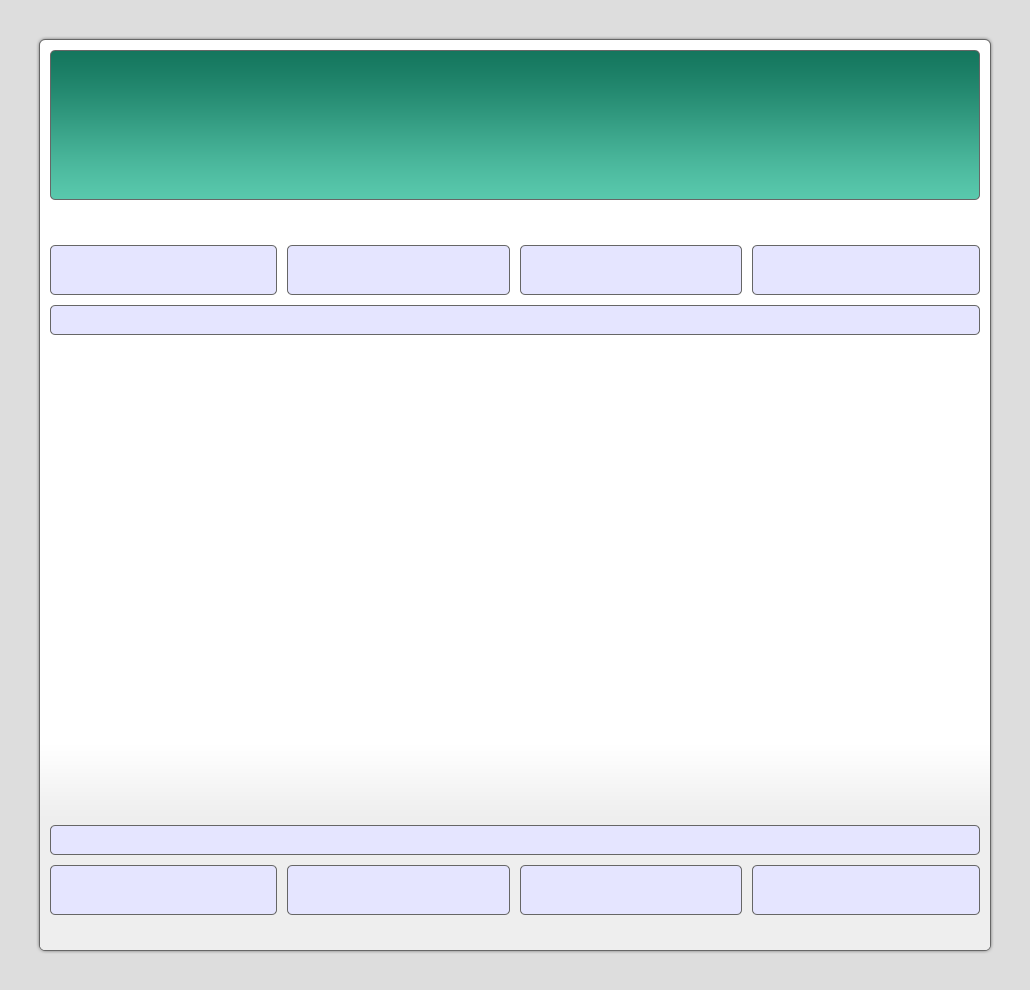
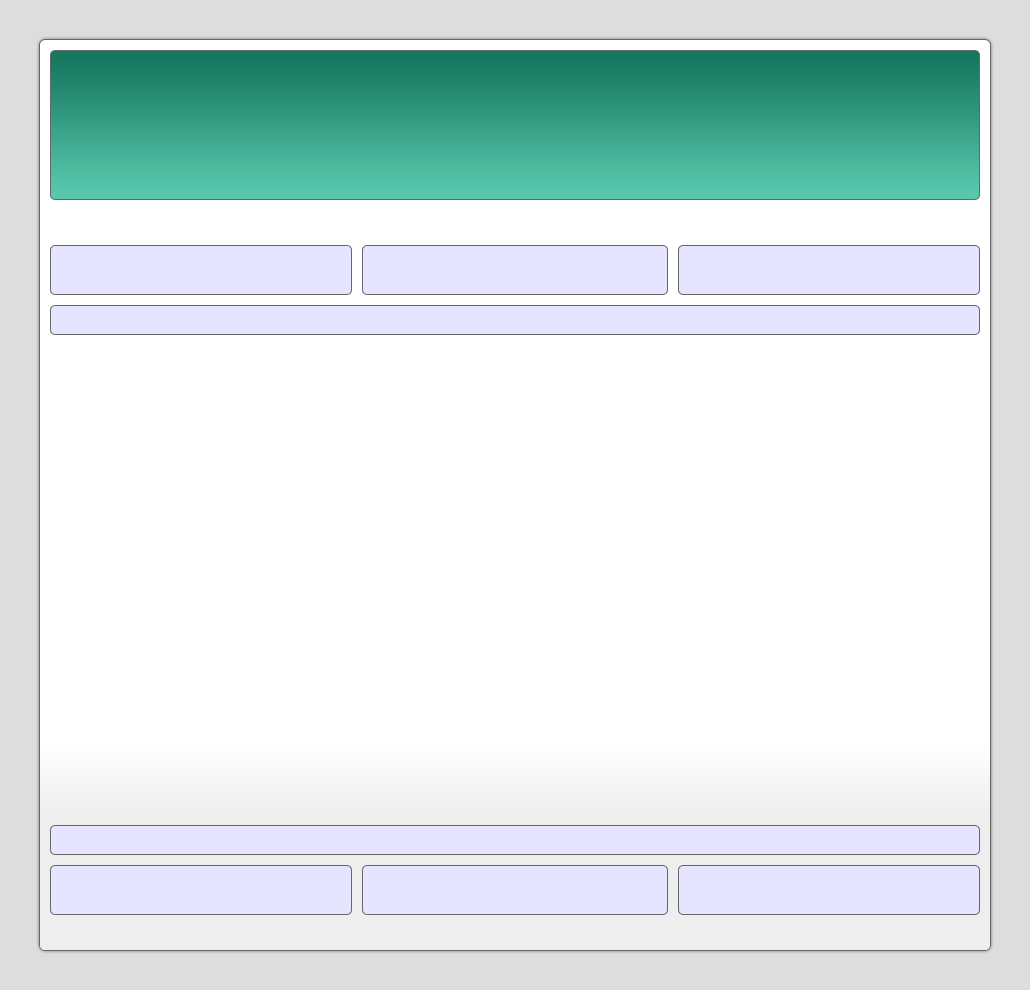
Layer changes from the first (1030, 990) image to the second:
painted on "header / footer widgets" over left=272, top=245, right=757, bottom=915
